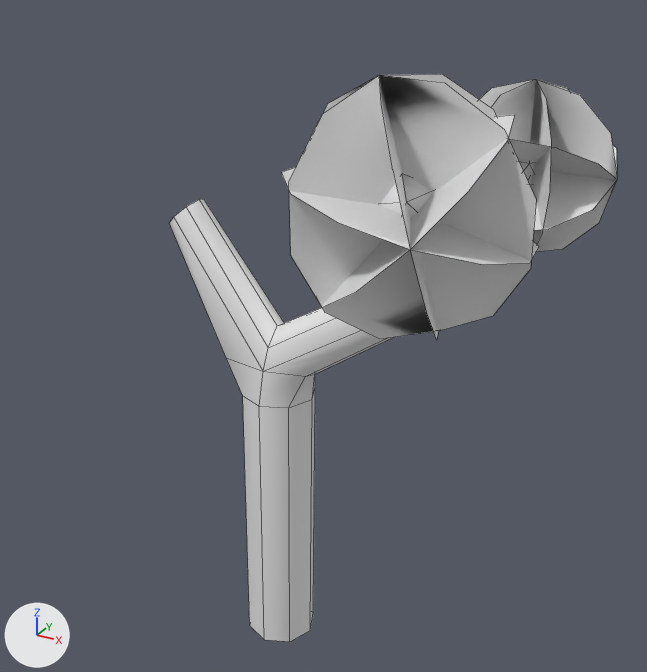
The FBX model Assets/Models/World/Plants/joshua_tree.fbx as it was, and as the next commit left it.
Rendered twice from a camera (50 mm lens) standing at (3.74, -9.13, 9.41) and looking at (-1.62, 0.62, 4.53). Arrows for +X, +Y and +Z are at lower left; the lights stay in place. Mesh edges are drawn as thin lines. Vertices at the same position are counted once.

Before the edit, the objects in view are built like this:
```python
me_circle = bpy.data.meshes.new('Circle')
me_circle.from_pydata(...)  # 229 vertices, 131 faces; spans x -1.68..3.67, y -2.29..3.06, z 0.0..8.24
me_circle.materials.append(mat_vegetation)  # white #e7e7e7
ob_joshua_tree = bpy.data.objects.new('joshua_tree', me_circle)
ob_joshua_tree.location = (-2.0, 0.0, 0.0)
```
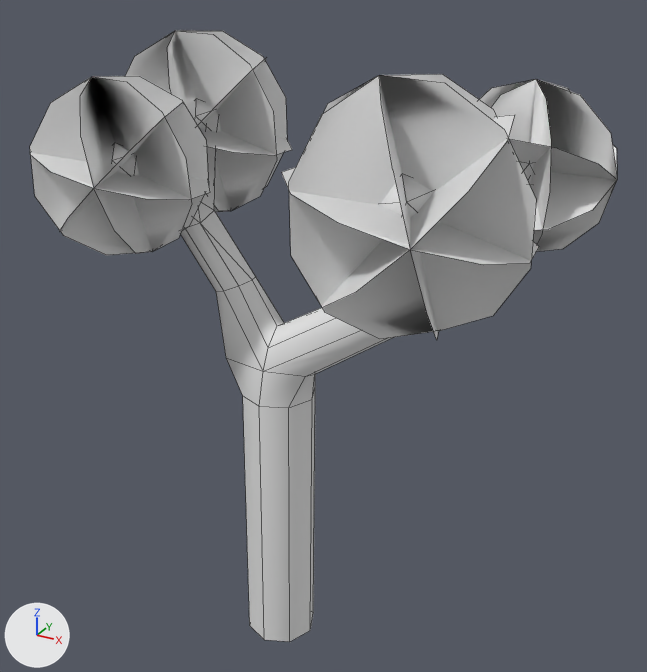
The newer file is also rescaled (x1.362), turned or shifted as a whole; pictures and numbers use the older file's frame.

The edits, one by one:
me_circle is used by ob_joshua_tree; location (-2.0, 0.0, 0.0).
me_circle had 229 vertices, 131 faces and spanned x -1.68..3.67, y -2.29..3.06, z 0.0..8.24.
me_circle now has 384 vertices, 207 faces and spans x -3.11..3.67, y -2.29..3.06, z 0.0..8.32.
me_circle part 1: a new loose piece, an icosphere of 20 faces spanning x -1.98..-1.44, y -0.97..-0.43, z 6.57..7.17, in mat_vegetation (white #e7e7e7).
me_circle part 2: the loose piece of 52 vertices spanning x 0.93..3.57, y -2.29..0.39, z 5.61..8.24 is copied, and the copy is scaled about its middle by 0.818, then moved by (-3.96, 0.25, -0.06); it spans x -2.79..-0.63, y -1.8..0.4, z 5.8..7.95.
me_circle part 3: a new loose piece, an icosphere of 20 faces spanning x -2.18..-1.56, y 0.92..1.54, z 6.73..7.42, in mat_vegetation (white #e7e7e7).
me_circle part 4: the loose piece of 52 vertices spanning x 0.93..3.57, y -2.29..0.39, z 5.61..8.24 is copied, and the copy is scaled about its middle by 0.945, then moved by (-4.12, 2.18, 0.15); it spans x -3.11..-0.62, y -0.04..2.5, z 5.83..8.32.
Part 5, on me_circle:
8 vertices move from x -1.68..-1.26, y -0.08..0.49, z 5.93..6.31 to x -0.99..-0.46, y -0.08..0.49, z 5.11..5.33.
27 vertices are added at x -2.05..-1.13, y -0.87..1.35, z 5.92..7.2.
26 new faces join them.

Pixel boxes (x1, y1, x2, y2) of what changed, in the pictures (647 x 672 px):
'joshua_tree', reshaped (31% wider, 8% taller): before (169, 74, 617, 642); after (30, 30, 617, 642)
part 1 of me_circle, added: after (112, 143, 139, 175)
part 2 of me_circle, added: after (30, 76, 210, 255)
part 3 of me_circle, added: after (196, 99, 221, 132)
part 4 of me_circle, added: after (125, 30, 292, 212)
part 5 of me_circle, built on: after (181, 126, 255, 292)
